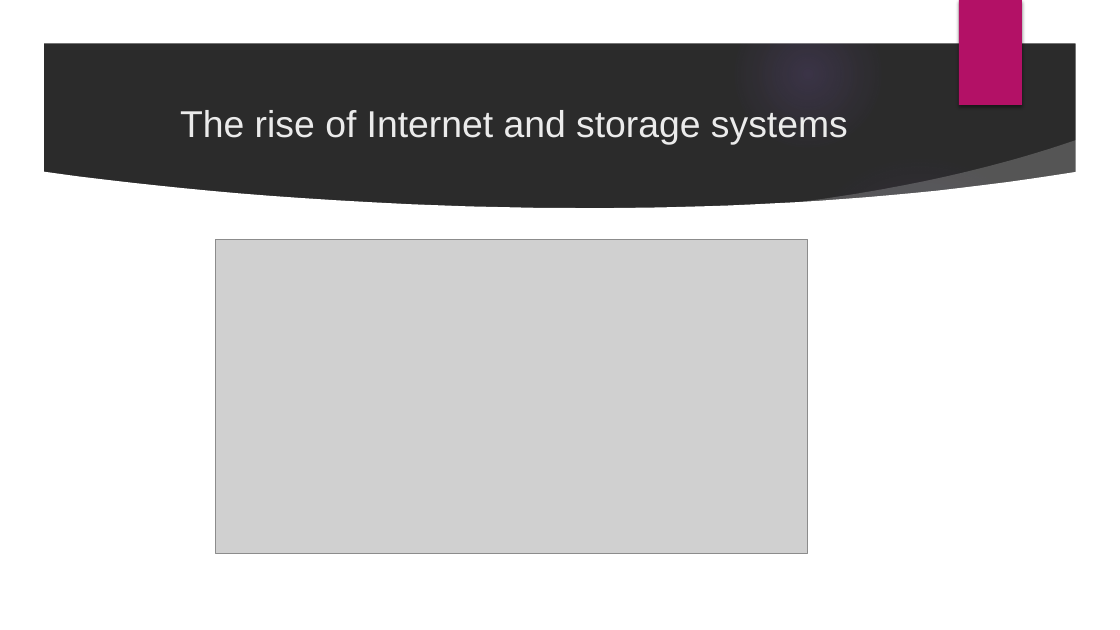
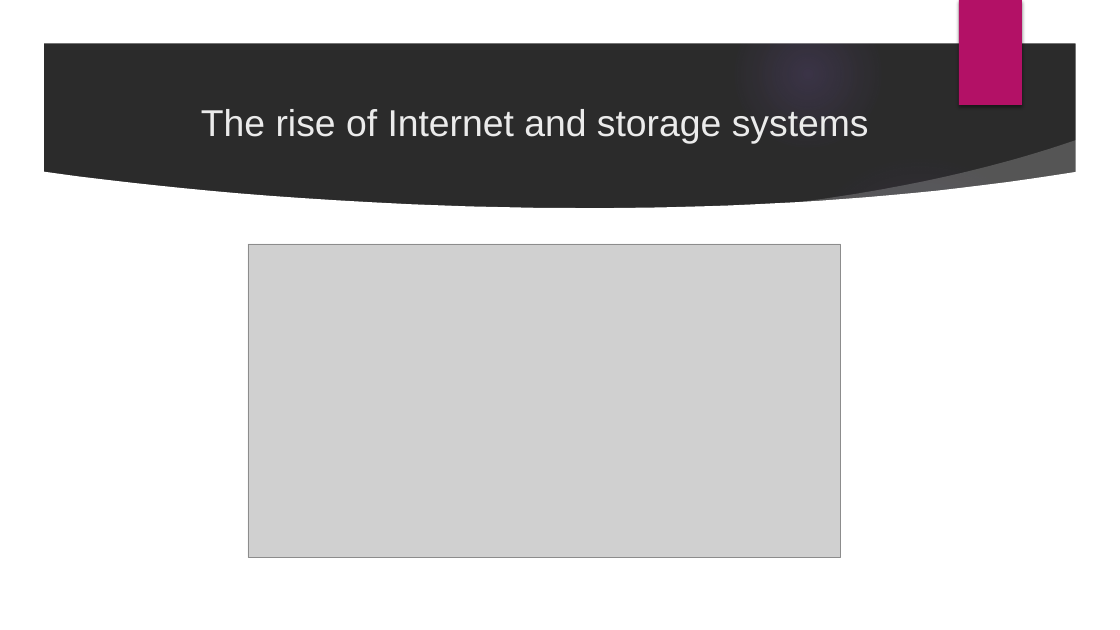
Before and after one commit to velizar92/TSK_Presentations, a slide deck: slide 4 of Databases_and_EntityFrameworkCore.pptx. Drawn at 1120x630 pixels with LibreOffice and Linux fonts; fonts in the diff are those of the drawing; grey boxes stand for pictures; background and template pictures are left out; a plain dark background stands for a picture behind light text. Boxes give left, top, right and bottom in pixels: in the first picture for what was removed or moved away, otherwise in the second. Text is boxed around its words. In the diff, an @@ line names an element or a change of style, - is before the commit and + after.

Commit message:
Last updates

```diff
--- a/Databases_and_EntityFrameworkCore.pptx
+++ b/Databases_and_EntityFrameworkCore.pptx
@@ title "The rise of Internet and ...": place and size @@
-title "The rise of Internet and ..." at bbox=[180, 110, 848, 145]
+title "The rise of Internet and ..." at bbox=[201, 109, 869, 144]
@@ picture: place and size @@
-picture at bbox=[215, 239, 808, 554]
+picture at bbox=[248, 244, 841, 558]
```
Also in this commit, not shown: 5 other slides changed, 3 slides added, 1 slide removed.
